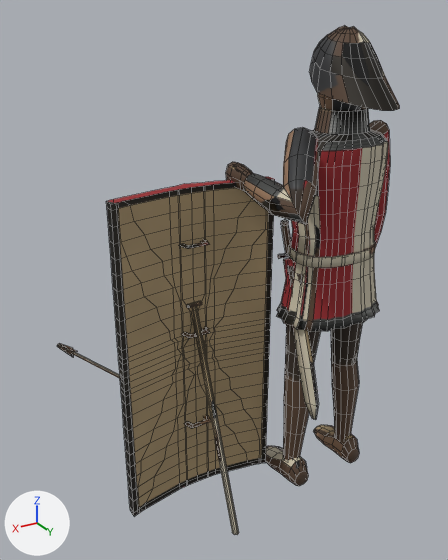
A saved change to the Blender file Assets/Models/ArtBible/Enemies/Late/Pavisier/Pavisier.blend.
Before and after are seen from a 50 mm camera at (1.499, 1.699, 1.844) aimed at (0.397, -0.138, 0.926). The axes (+X, +Y, +Z) are drawn at lower left. The lights are the same throughout. The first picture is the older version. Mesh edges are drawn as thin lines.

In view in the first picture: 'Pavisier'.
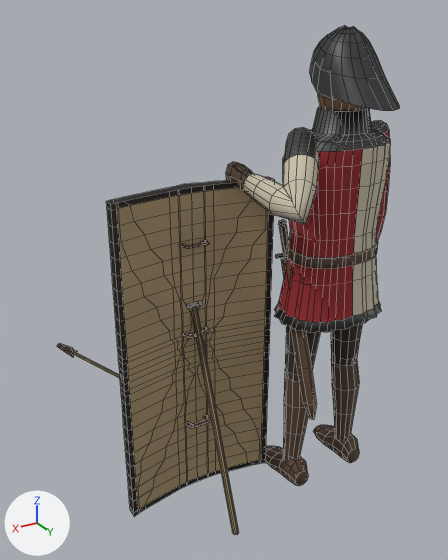
Changed parts and their boxes [x1, y1, x2, y2] in the pictures (448 x 560 px; the box of a moved part takes in the faces that stretch with it):
```json
{"part": 1, "of": "me_pavisier", "change": "moved or reshaped", "before": [277, 108, 389, 420], "after": [274, 108, 391, 419]}
{"part": 2, "of": "me_pavisier", "change": "surface changed", "before": [57, 26, 399, 535], "after": [57, 26, 399, 535]}
```

Scene script edits in JSON lines:
```json
{"block": "me_pavisier", "where": "me_pavisier.from_pydata(...)  # 2644 vertices, 2514 faces; spans x -0.31..0.98, y -0.42..0.24, z 0.0..1.81"}
{"block": "me_pavisier", "where": "# used by ob_pavisier; location = (0.0, 0.0, 0.0)"}
{"block": "me_pavisier", "change": "me_pavisier part 1: 478 vertices moved from x -0.22..0.22, y -0.15..0.2, z 0.42..1.47 to x -0.23..0.23, y -0.16..0.19, z 0.42..1.47; 12 vertices removed from x 0.0..0.19, y -0.12..0.2, z 0.42..1.11; 12 vertices added at x 0.0..0.2, y -0.13..0.17, z 0.42..1.11"}
{"block": "me_pavisier", "change": "me_pavisier part 2: 1180 kept faces spanning x -0.31..0.98, y -0.42..0.24, z 0.0..1.81 get new texture (UV) coordinates"}
```
